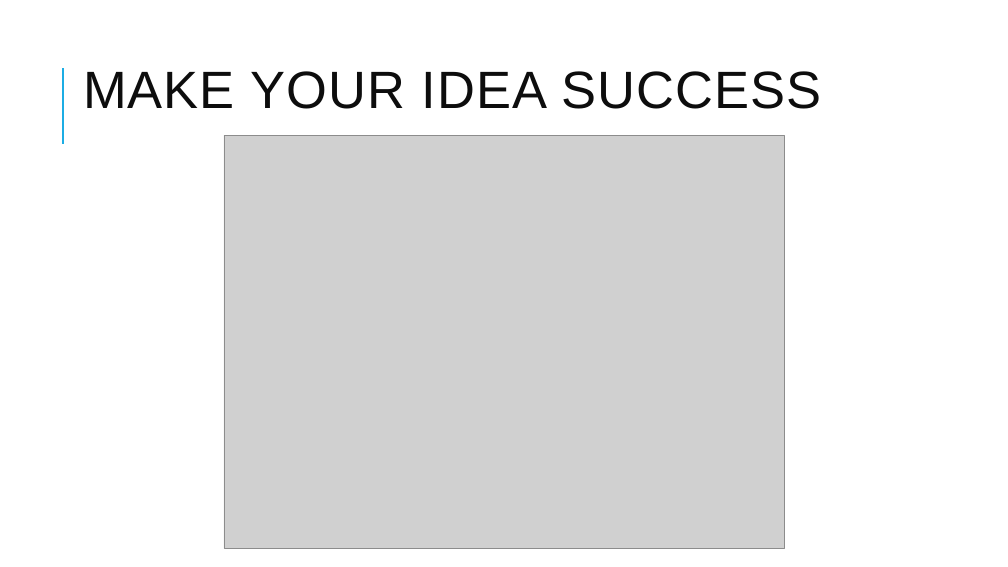
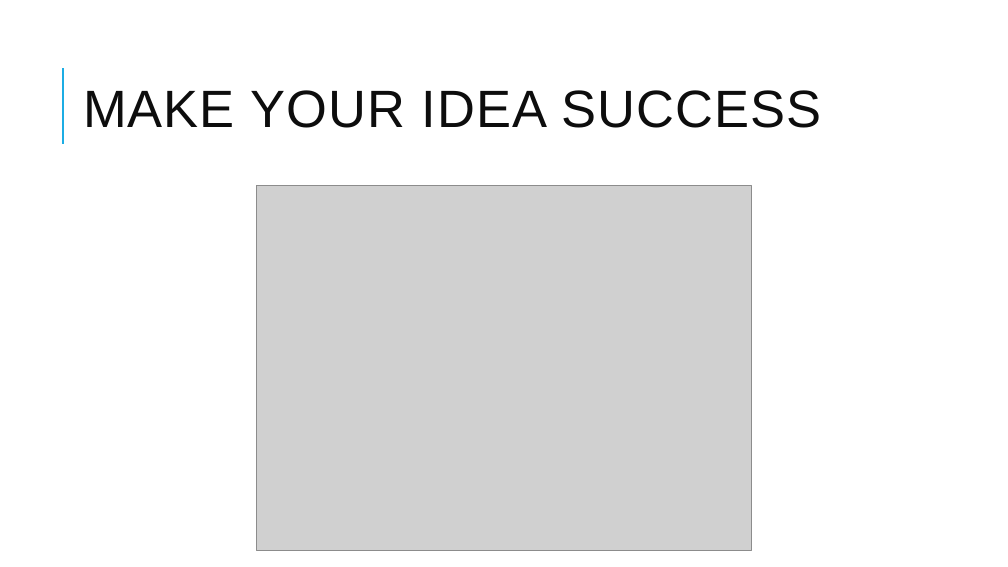
Before and after one commit to RaviTeja444/health-wellness, a slide deck: slide 14 of docs/presentation/Walk_Tracker.pptx. Drawn at 1008x567 pixels with LibreOffice and Linux fonts; fonts in the diff are those of the drawing; grey boxes stand for pictures. Boxes give left, top, right and bottom in pixels: in the first picture for what was removed or moved away, otherwise in the second. Text is boxed around its words. In the diff, an @@ line names an element or a change of style, - is before the commit and + after.

```diff
--- a/docs/presentation/Walk_Tracker.pptx
+++ b/docs/presentation/Walk_Tracker.pptx
@@ title "MAKE YOUR IDEA SUCCESS": place and size @@
-title "MAKE YOUR IDEA SUCCESS" at (83,71,821,109)
+title "MAKE YOUR IDEA SUCCESS" at (83,90,821,128)
@@ picture: place and size @@
-picture at (224,135,784,549)
+picture at (257,186,752,551)
```
Also in this commit, not shown: 12 other slides changed, 1 slide added.
